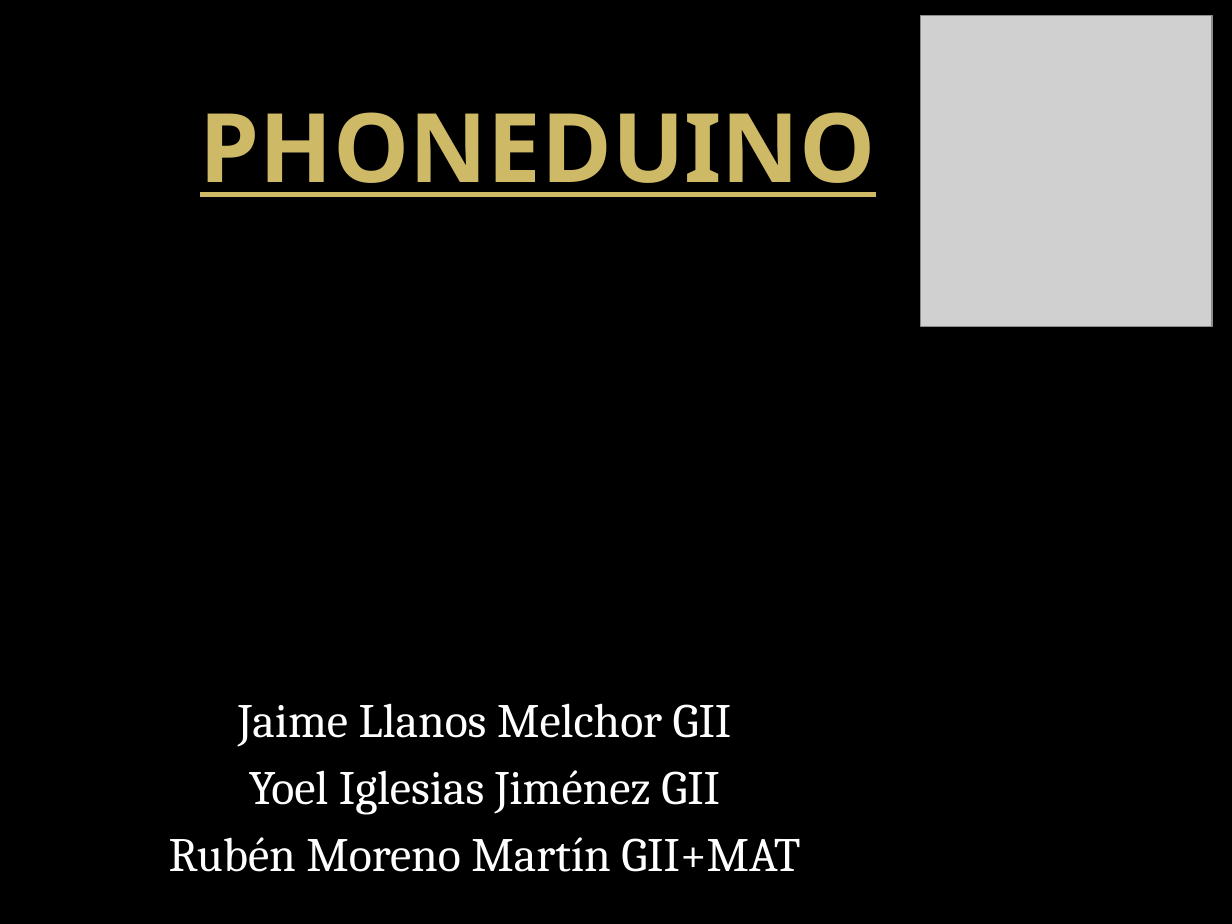
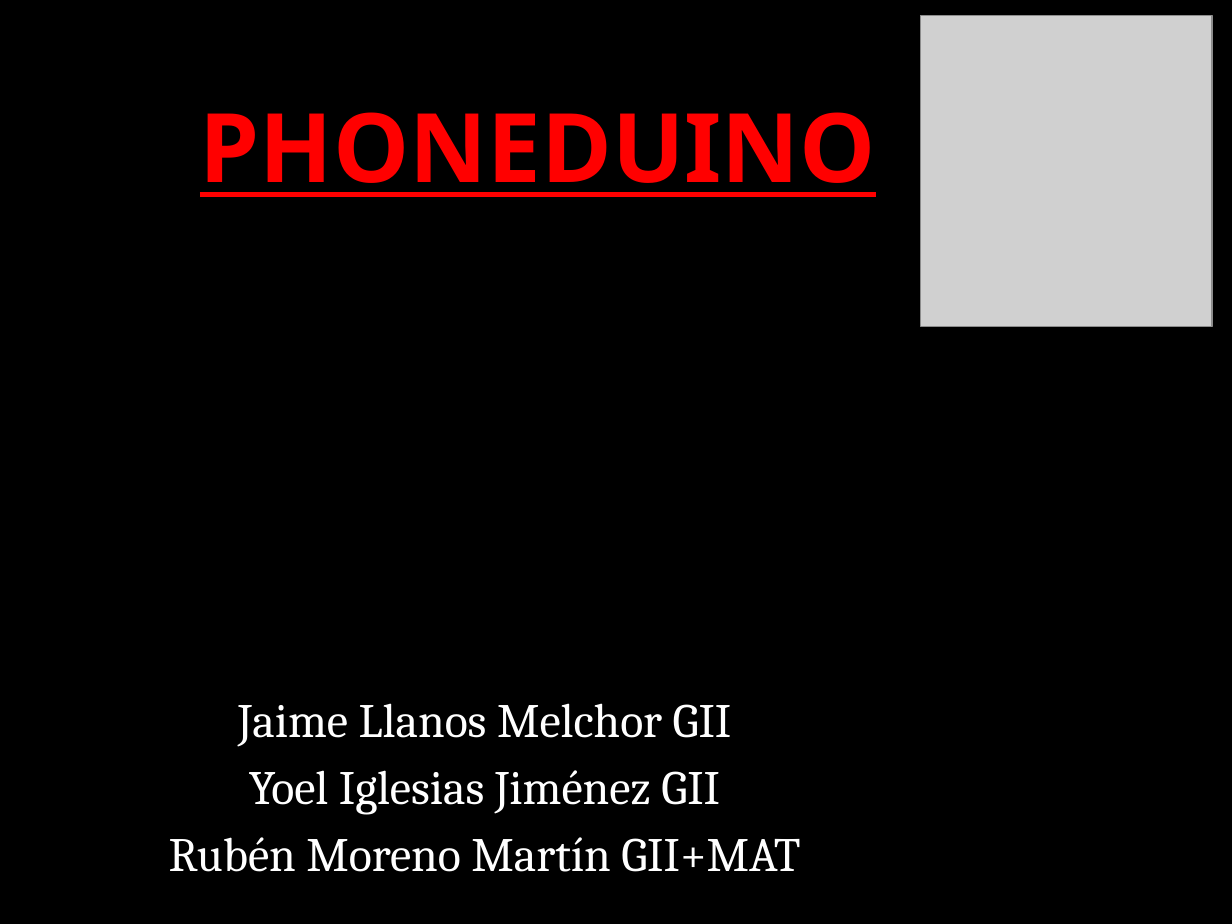
Before and after one commit to JaimeLLanos/ArduinoPhoneduino, a slide deck: slide 1 of PHONEDUINO.pptx. Drawn at 1232x924 pixels with LibreOffice and Linux fonts; fonts in the diff are those of the drawing; grey boxes stand for pictures; background and template pictures are left out. Boxes give left, top, right and bottom in pixels: in the first picture for what was removed or moved away, otherwise in the second. Text is boxed around its words. In the diff, an @@ line names an element or a change of style, - is before the commit and + after.

```diff
--- a/PHONEDUINO.pptx
+++ b/PHONEDUINO.pptx
@@ title "PHONEDUINO" at box(200, 112, 876, 197): text colour #CEB966 to #FF0000 @@
```
Also in this commit, not shown: 7 other slides changed, 3 slides added.
